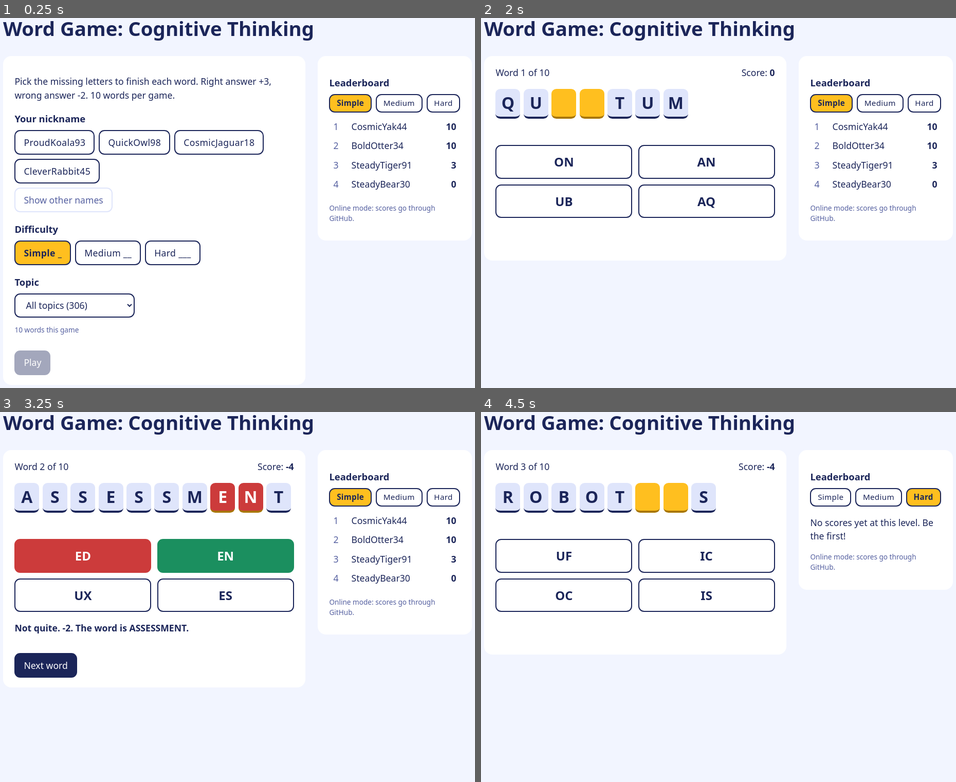
Above: before the commit, frames 1-4 (two rows, left to right).
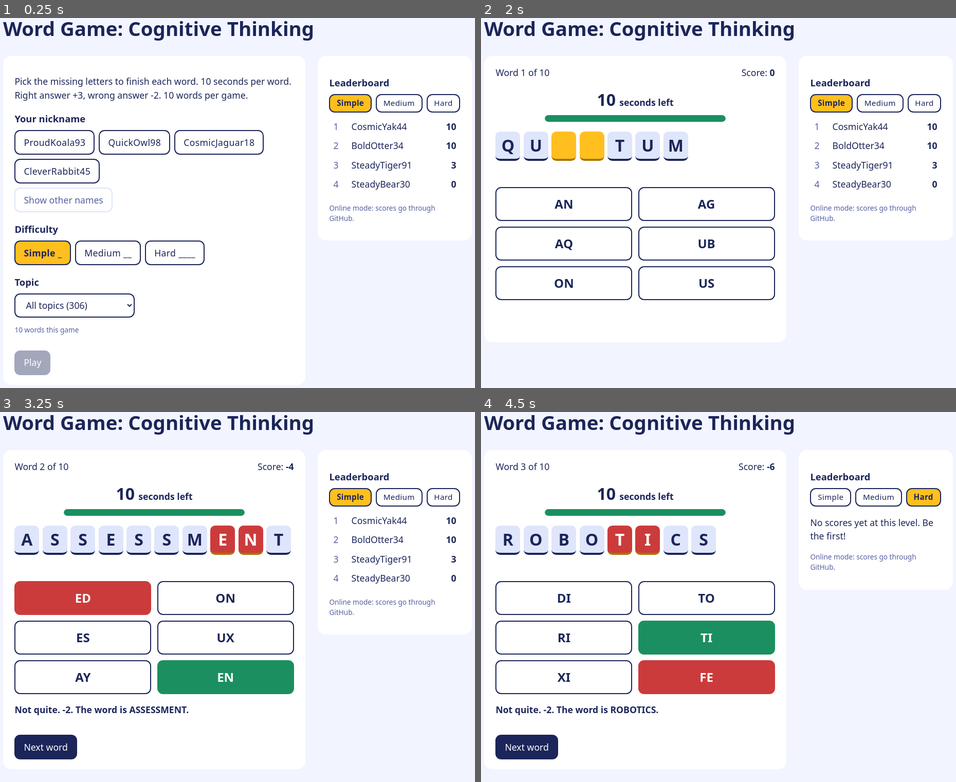
Above: after the commit, the same moments.

Repository: ajayyadavmit/Game_word
Game: browser game, page index.html
The game is run twice, just before and just after one commit, with the same random seed, the same clock (stepped at 60 frames per second) and the same inputs.
Inputs (mouse positions are in pixels of both pictures, inside the frame that each line leads up to):
- Up to frame 1 (0.25 s): no input
- Up to frame 2 (2 s): click "Medium __" at 0.27 s; click "QuickOwl98" at 1.17 s; tap one key every 0.2 s from 1.17 s: C R A N E; click "Simple" at 1.67 s; click "Play" at 1.77 s
- Up to frame 3 (3.25 s): click "UB" at 2.17 s; tap one key every 0.2 s from 2.17 s: Enter M O I S T; click "Next word" at 2.67 s; click "ED" at 3.17 s
- Up to frame 4 (4.5 s): tap one key every 0.2 s from 3.37 s: Enter B U I L D; click "Hard" at 3.67 s; click "Next word" at 3.77 s; click (709, 678) at 4.17 s, where only the run after the commit has a clickable "FE"

The runs differ from the first frame. In frame 1, 0.7% of the frame differs, in the area x 3-62%, y 16-67%; in frame 2, 8.3%; in frame 3, 20%, in the area x 3-62%, y 19-94%; in frame 4, 15%.

Commit message:
Timer added

Diff:
--- a/config.json
+++ b/config.json
@@ -1,14 +1,16 @@
 {
   "title": "Word Game: Cognitive Thinking",
   "rounds": 10,
+  "questionTimeSeconds": 10,
+  "timerBlinkLastSeconds": 7,
   "pointsRight": 3,
   "pointsWrong": -2,
-  "optionsPerQuestion": 4,
+  "optionsPerQuestion": 6,
   "wordLength": { "min": 4, "max": 14 },
   "difficulties": {
     "simple": { "label": "Simple", "blanks": 1 },
     "medium": { "label": "Medium", "blanks": 2 },
-    "hard":   { "label": "Hard",   "blanks": 3 }
+    "hard":   { "label": "Hard",   "blanks": 4 }
   },
   "defaultDifficulty": "simple",
   "leaderboard": { "showTop": 10, "storeLimitPerLevel": 100 },
--- a/game.js
+++ b/game.js
@@ -98,10 +98,33 @@
 // ---------- game flow ----------
 function show(id) { for (const s of ["home", "game", "end"]) $(s).hidden = s !== id; }
 
+function stopQuestionTimer() {
+  if (game && game.timerId !== null) { clearInterval(game.timerId); game.timerId = null; }
+}
+
+function updateQuestionTimer() {
+  const remaining = Math.max(0, Math.ceil((game.deadline - Date.now()) / 1000));
+  $("timer").textContent = remaining;
+  $("timer-unit").textContent = remaining === 1 ? "second left" : "seconds left";
+  $("timer-bar").style.width = `${remaining / CFG.questionTimeSeconds * 100}%`;
+  $("timer-wrap").classList.toggle("urgent", remaining <= CFG.timerBlinkLastSeconds);
+  if (remaining === 0) answer(null, true);
+}
+
+function startQuestionTimer() {
+  const timer = $("timer-wrap");
+  timer.classList.remove("urgent");
+  if (CFG.questionTimeSeconds === 0) { timer.hidden = true; return; }
+  timer.hidden = false;
+  game.deadline = Date.now() + CFG.questionTimeSeconds * 1000;
+  updateQuestionTimer();
+  game.timerId = setInterval(updateQuestionTimer, 200);
+}
+
 function start() {
   const d = $("domain").value;
   const items = shuffle(pool(d, level)).slice(0, CFG.rounds);
-  game = { domain: d, level, items, i: 0, score: 0, right: 0, locked: false, q: null };
+  game = { domain: d, level, items, i: 0, score: 0, right: 0, locked: false, q: null, timerId: null };
   show("game"); ask();
 }
 
@@ -127,10 +150,15 @@
     b.onclick = () => answer(o); box.appendChild(b);
   });
   $("msg").textContent = ""; $("next").hidden = true;
-}
-
-function answer(o) {
-  if (game.locked) return; game.locked = true;
+  startQuestionTimer();
+}
+
+function answer(o, timedOut = false) {
+  if (game.locked) return;
+  if (!timedOut && CFG.questionTimeSeconds && Date.now() >= game.deadline) timedOut = true;
+  game.locked = true;
+  stopQuestionTimer();
+  $("timer-wrap").classList.remove("urgent");
   const q = game.q, ok = o === q.correct;
   game.score += ok ? CFG.pointsRight : CFG.pointsWrong; if (ok) game.right++;
   for (const b of $("opts").children) {
@@ -139,7 +167,8 @@
   }
   drawTiles(q.word, q.shown, ok ? "good" : "bad");
   $("score").textContent = game.score;
-  $("msg").textContent = ok ? `Correct! +${CFG.pointsRight}` : `Not quite. ${CFG.pointsWrong}. The word is ${q.word}.`;
+  $("msg").textContent = timedOut ? `Time's up! The word was ${q.word}. ${CFG.pointsWrong} points.` :
+    ok ? `Correct! +${CFG.pointsRight}` : `Not quite. ${CFG.pointsWrong}. The word is ${q.word}.`;
   $("next").textContent = game.i === game.items.length - 1 ? "See my score" : "Next word";
   $("next").hidden = false; $("next").focus();
 }
@@ -213,7 +242,8 @@
   }
   document.title = CFG.title; $("title").textContent = CFG.title;
   const d = CFG.difficulties;
-  $("rules").textContent = `Pick the missing letters to finish each word. Right answer +${CFG.pointsRight}, wrong answer ${CFG.pointsWrong}. ${CFG.rounds} words per game.`;
+  const timerRule = CFG.questionTimeSeconds ? `${CFG.questionTimeSeconds} seconds per word.` : "No time limit.";
+  $("rules").textContent = `Pick the missing letters to finish each word. ${timerRule} Right answer +${CFG.pointsRight}, wrong answer ${CFG.pointsWrong}. ${CFG.rounds} words per game.`;
   level = boardLevel = d[CFG.defaultDifficulty] ? CFG.defaultDifficulty : Object.keys(d)[0];
   $("modeinfo").textContent = mode === "local" ? "Local test mode: scores save on this computer." : "Online mode: scores go through GitHub.";
   renderLevels(); renderNicks(); refreshTopics(); loadBoard();
--- a/index.html
+++ b/index.html
@@ -28,6 +28,10 @@
 
     <section id="game" hidden>
       <div class="bar"><span id="round"></span><span>Score: <b id="score">0</b></span></div>
+      <div id="timer-wrap" class="timer-wrap" role="timer" aria-live="off">
+        <div class="timer-label"><span id="timer" class="timer">30</span><span id="timer-unit">seconds left</span></div>
+        <div class="timer-track" aria-hidden="true"><div id="timer-bar" class="timer-bar"></div></div>
+      </div>
       <div id="tiles" class="tiles"></div>
       <p id="hint" class="small"></p>
       <div id="opts" class="opts"></div>
--- a/style.css
+++ b/style.css
@@ -16,6 +16,16 @@
 .chips{display:flex;flex-wrap:wrap;gap:.5rem;margin-bottom:.5rem}
 .chip.on{background:var(--sun);border-color:var(--ink);font-weight:600}
 .bar{display:flex;justify-content:space-between}
+.timer-wrap{max-width:22rem;margin:1rem auto;text-align:center}
+.timer-label{display:flex;align-items:baseline;justify-content:center;gap:.45rem;font-weight:600}
+.timer{font-size:2rem;font-weight:700;font-variant-numeric:tabular-nums}
+.timer-track{height:.8rem;margin-top:.35rem;overflow:hidden;border-radius:999px;background:var(--soft)}
+.timer-bar{height:100%;width:100%;border-radius:inherit;background:var(--good);transition:width .2s linear,background-color .2s linear}
+.timer-wrap.urgent .timer{color:var(--bad)}
+.timer-wrap.urgent .timer-bar{background:var(--bad)}
+.timer-wrap.urgent{animation:timer-blink .5s steps(2,start) infinite}
+@keyframes timer-blink{to{opacity:.45}}
+@media(prefers-reduced-motion:reduce){.timer-wrap.urgent{animation:none}.timer-bar{transition:none}}
 .tiles{display:flex;gap:.4rem;flex-wrap:wrap;margin:1.2rem 0}
 .tile{width:3rem;height:3.6rem;display:grid;place-items:center;background:var(--soft);border-radius:.6rem;border-bottom:.3rem solid var(--ink);font-size:2rem;font-weight:700}
 .tile.blank{background:var(--sun);border-bottom-color:#a87600}
Not shown, changed: run.log
